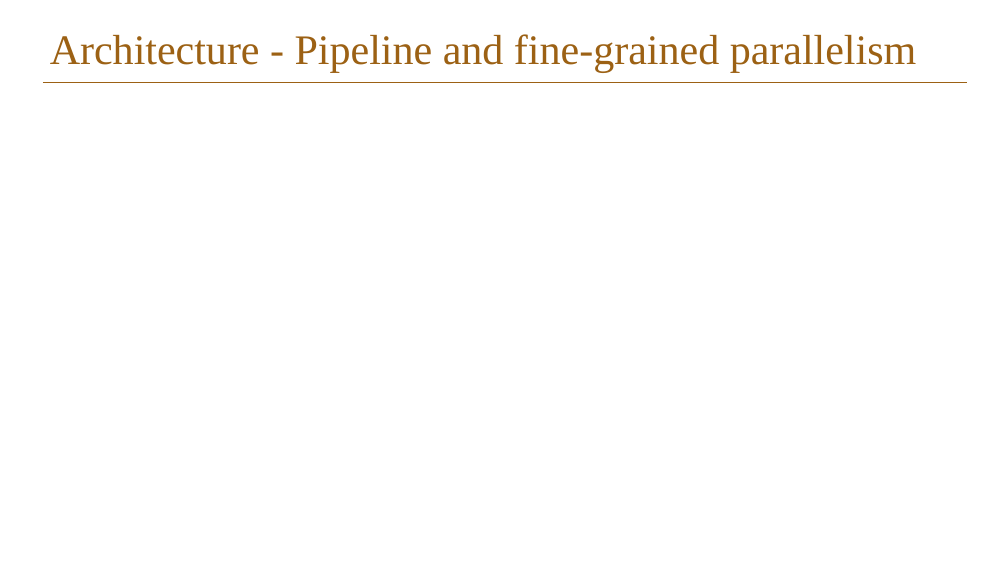
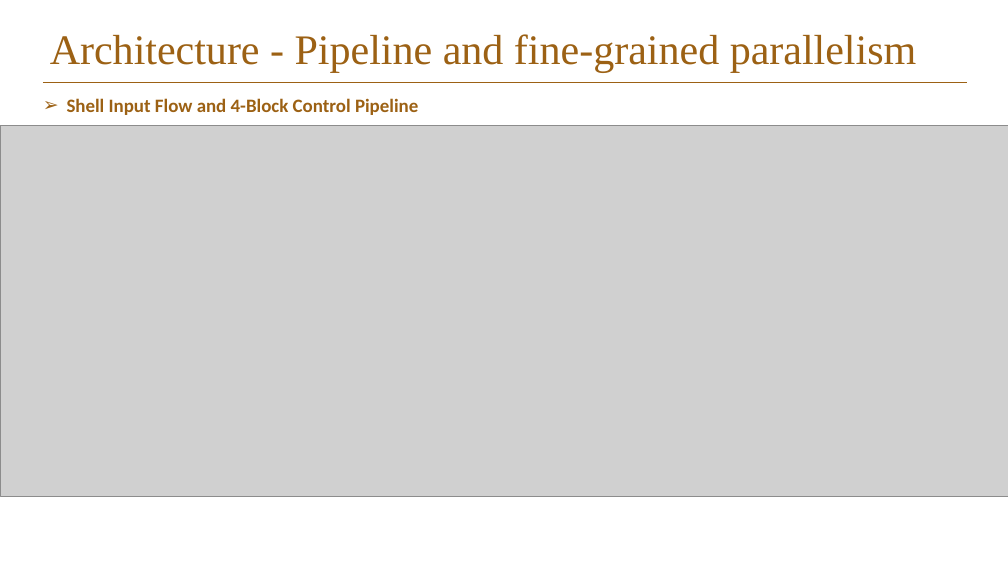
Before and after one commit to Elison-debug/Cmamba_reconstruct, a slide deck: slide 4 of docx/presentation/thesis/ppt/final_pre.pptx. Drawn at 1008x566 pixels with LibreOffice and Linux fonts; fonts in the diff are those of the drawing; grey boxes stand for pictures; background and template pictures are left out. Boxes give left, top, right and bottom in pixels: in the first picture for what was removed or moved away, otherwise in the second. Text is boxed around its words. In the diff, an @@ line names an element or a change of style, - is before the commit and + after.

```diff
--- a/docx/presentation/thesis/ppt/final_pre.pptx
+++ b/docx/presentation/thesis/ppt/final_pre.pptx
@@ text added at [67,98,418,115], 18 pt, text #9C6114, bold @@
+➢ Shell Input Flow and 4-Block Control Pipeline
@@ picture added at [0,125,1008,497] @@
```
Also in this commit, not shown: 2 other slides changed, 2 slides added, 1 other file.
